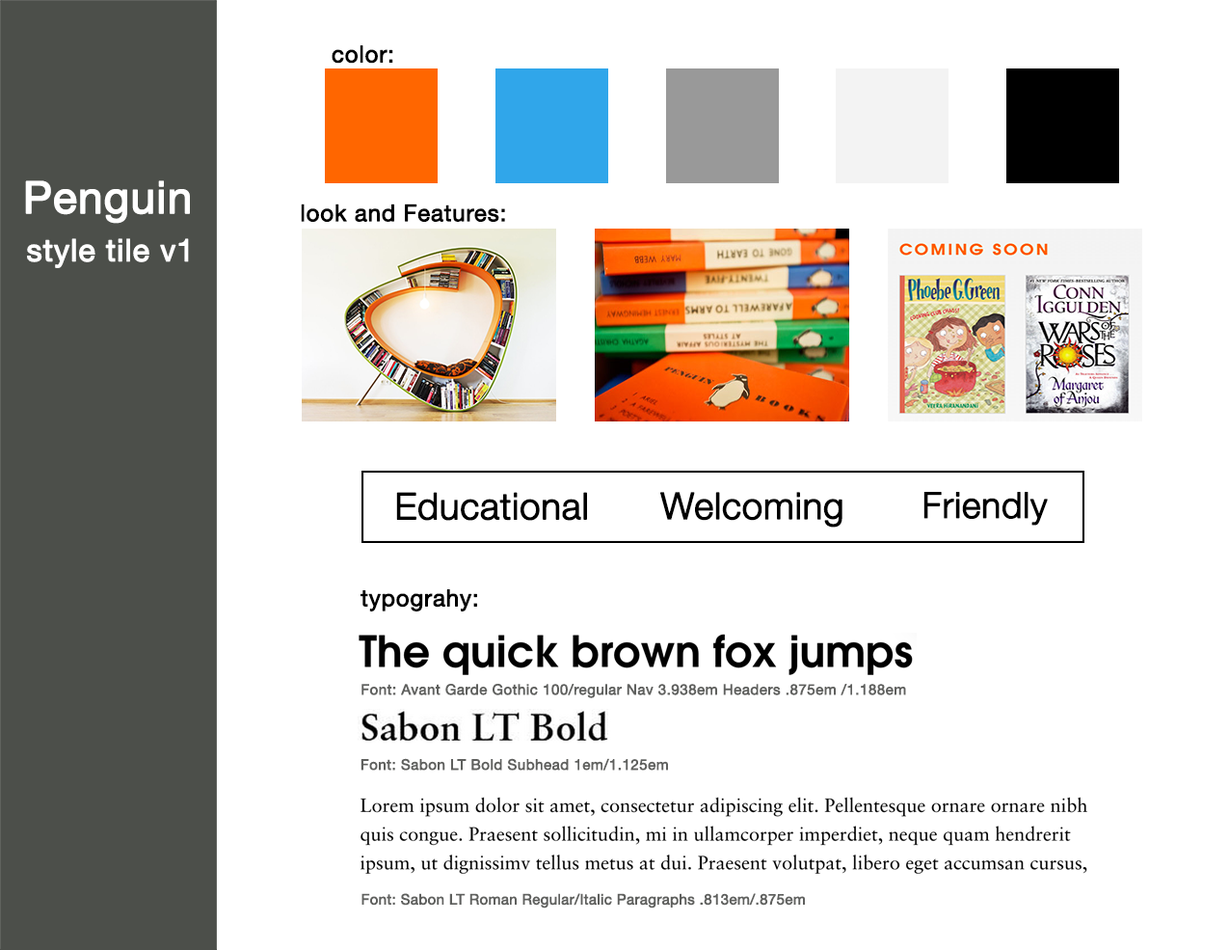
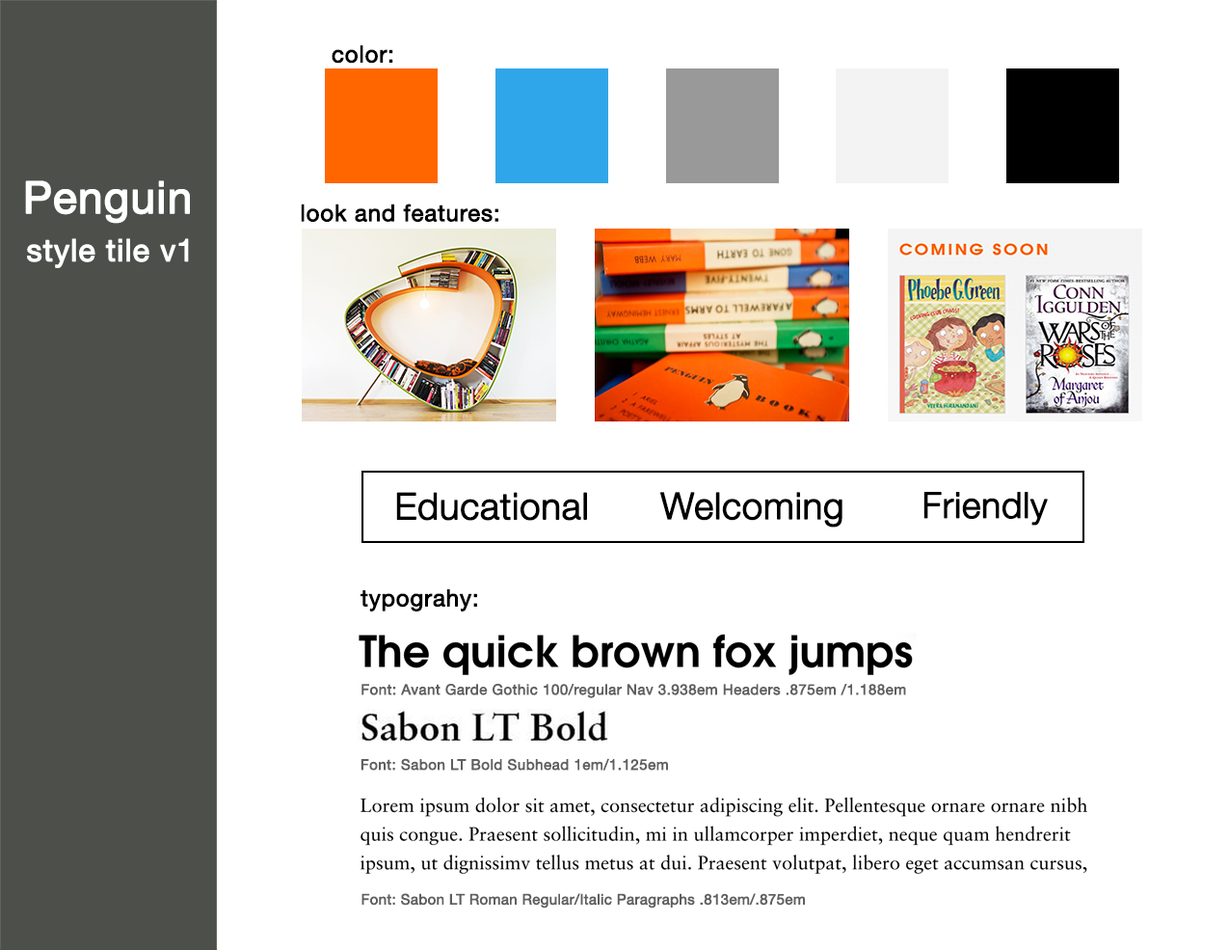
Layer changes from the first (1229, 950) image to the second:
renamed "look and Features:" to "look and features:", painted on it over [403, 203, 506, 222]
